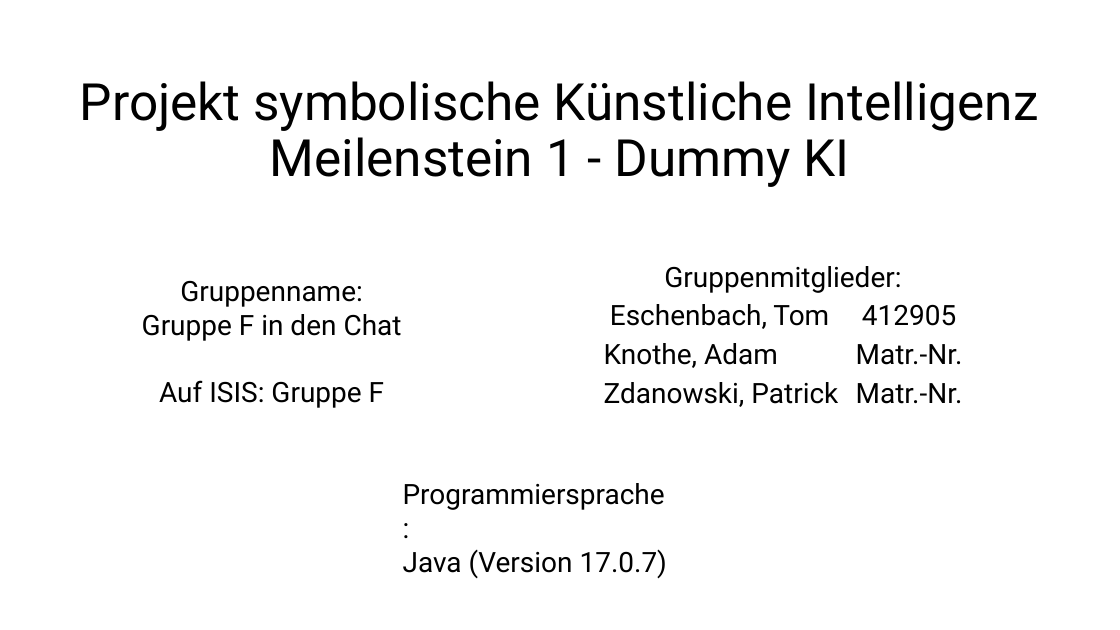
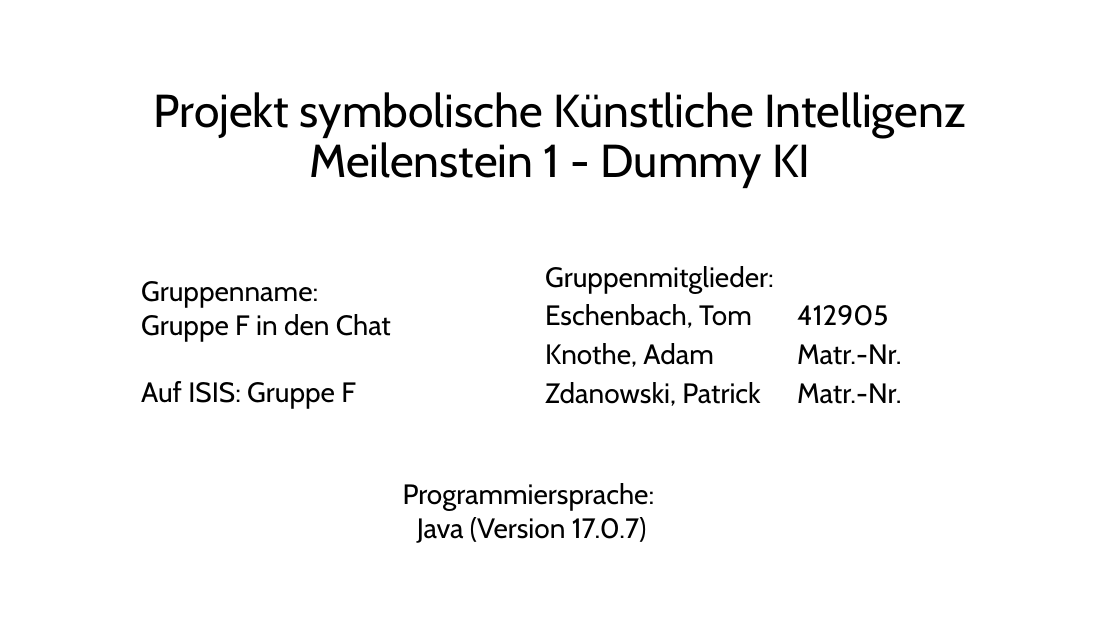
Before and after one commit to patrickzda/chess_engine, a slide deck: slide 1 of PJ_KI_MST1.pptx. Drawn at 1120x630 pixels with LibreOffice and Linux fonts; fonts in the diff are those of the drawing. Boxes give left, top, right and bottom in pixels: in the first picture for what was removed or moved away, otherwise in the second. Text is boxed around its words. In the diff, an @@ line names an element or a change of style, - is before the commit and + after.

```diff
--- a/PJ_KI_MST1.pptx
+++ b/PJ_KI_MST1.pptx
@@ title "Projekt symbolische Künstliche Intelligenz Meilenstein ..." at (154,92,967,188): size 44 to 39.6 pt, font Roboto to Cabin @@
@@ subtitle "Gruppenmitglieder:" at (545,266,901,406): font Roboto to Cabin; alignment centre to left @@
@@ text "Gruppenname:" at (141,281,391,408): font Roboto to Cabin; alignment centre to left @@
@@ text "Programmiersprache:" at (403,483,655,543): font Roboto to Cabin; alignment left to centre @@
```
Also in this commit, not shown: 7 slides added, 3 slides removed, 9 other files.
